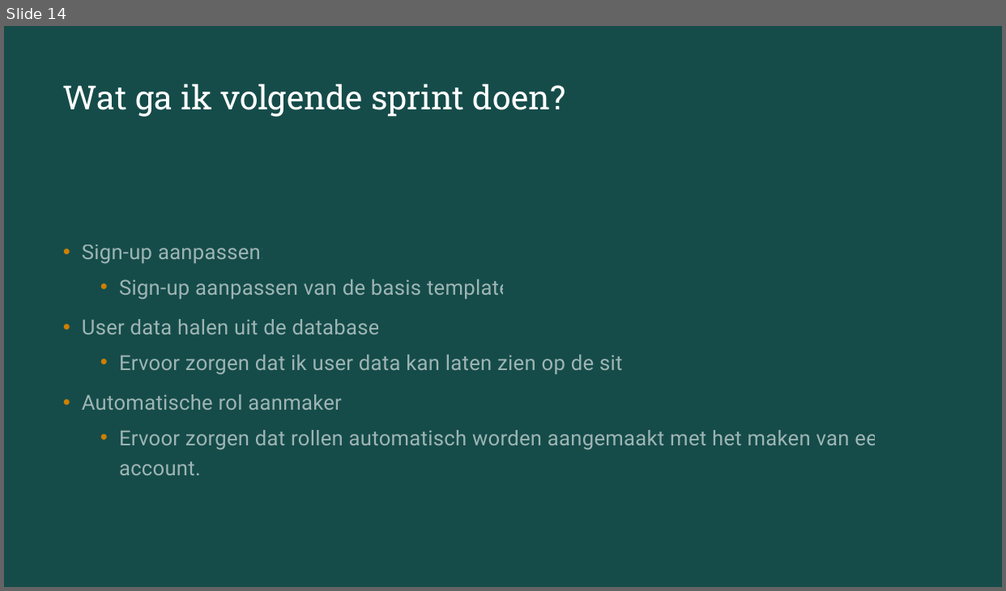
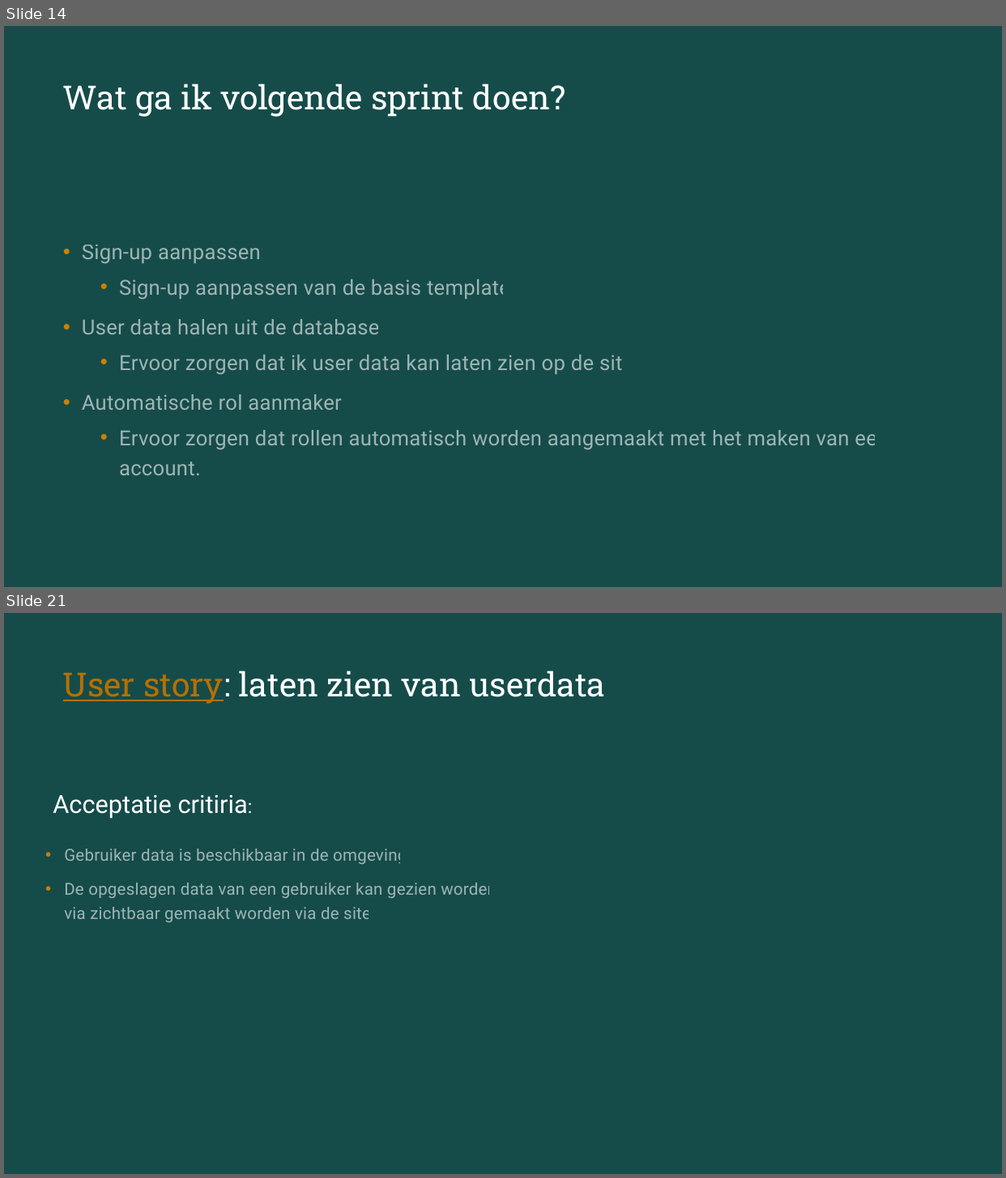
Before and after one commit to DontCloneBasil/Project-smarties, a slide deck: sprint review.pptx. Shown one above the other, each under a label of ours: slide 14 before the commit, slides 14 and 21 after it; the slides between them are not shown. The pictures are 1006x591 and 1006x1178 pixels, drawn with LibreOffice and Linux fonts; fonts in the diff are those of the drawing. Boxes give left, top, right and bottom in pixels: in the first picture for what was removed or moved away, otherwise in the second. Text is boxed around its words. In the diff, an @@ line names an element or a change of style, - is before the commit and + after.

```diff
--- a/sprint review.pptx
+++ b/sprint review.pptx
@@ slide 21 added at (4,613,1002,1174), background #0B2827; not listed: 1 template element that a slide beside it also shows @@
@@ title added at (63,671,606,704), 32 pt, text #FFFFFF @@
+User story: laten zien van userdata
@@ text added at (53,795,248,819), 24 pt, text #FFFFFF @@
+Acceptatie critiria:
@@ text added at (64,849,496,922), 16 pt, text #FFFFFF at 58% opacity @@
+• Gebruiker data is beschikbaar in de omgeving
+• De opgeslagen data van een gebruiker kan gezien worden via zichtbaar gemaakt worden via de site.
```
Also in this commit, not shown: 1 slide changed, 9 other slides added, 4 other files.
